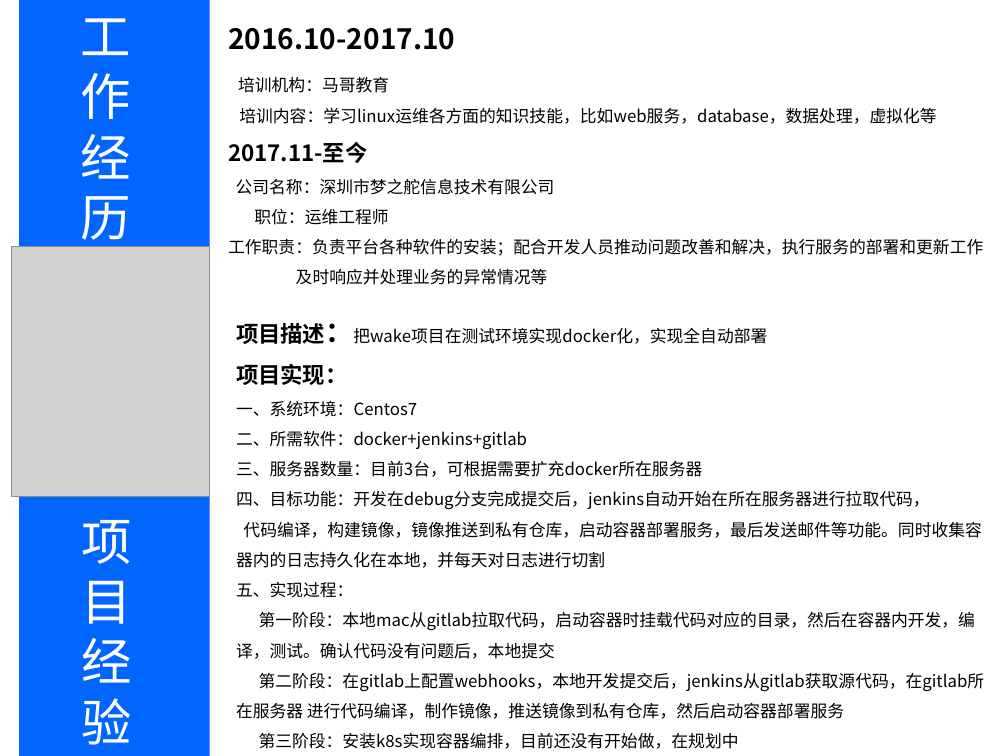
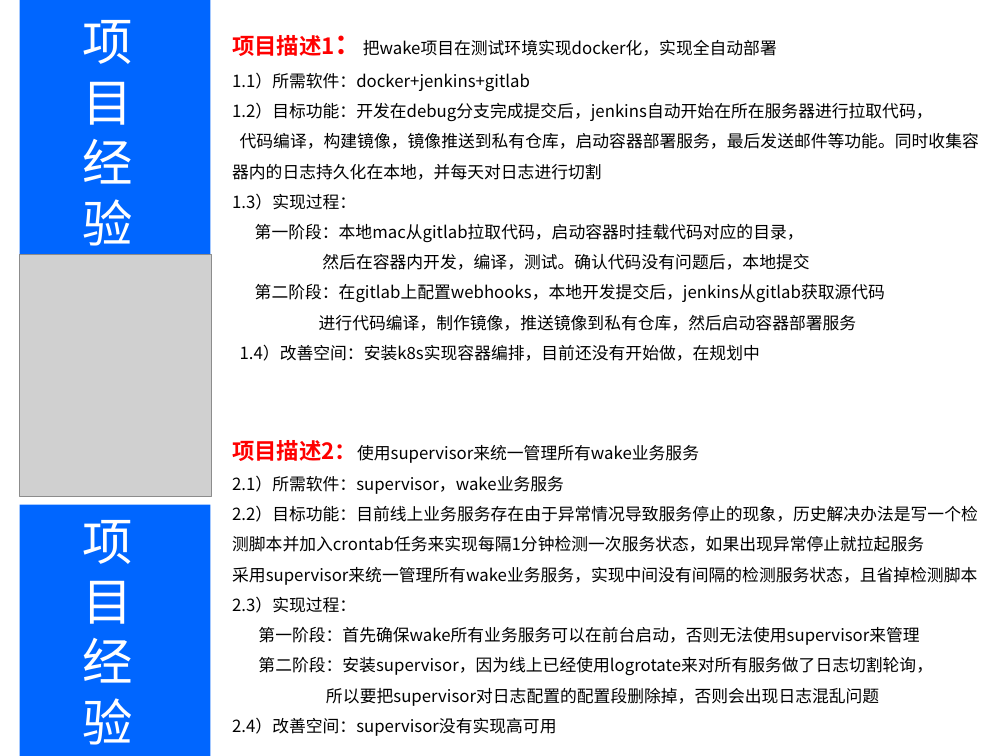
Before and after one commit to 641025266/resume, a slide deck: slide 3 of linux运维工程师-陈浩-重庆大学.ppt (slide 2 before the commit). Drawn at 1008x756 pixels with LibreOffice and Linux fonts; fonts in the diff are those of the drawing; grey boxes stand for pictures. Boxes give left, top, right and bottom in pixels: in the first picture for what was removed or moved away, otherwise in the second. Text is boxed around its words. In the diff, an @@ line names an element or a change of style, - is before the commit and + after.

Commit message:
ver7

```diff
--- a/linux运维工程师-陈浩-重庆大学.ppt
+++ b/linux运维工程师-陈浩-重庆大学.ppt
@@ rectangle: place and size @@
-rectangle at bbox=[19, 0, 210, 254]
+rectangle at bbox=[20, 0, 211, 261]
@@ text at bbox=[83, 20, 133, 255]: text changed @@
-工作经历
+项目经验
@@ text "项目描述1：把wake项目在测试环境实现docker化，实现全自动部署": place and size @@
-text "项目描述1：把wake项目在测试环境实现docker化，实现全自动部署" at bbox=[236, 323, 985, 749]
+text "项目描述1：把wake项目在测试环境实现docker化，实现全自动部署" at bbox=[232, 35, 979, 736]
@@ text removed at bbox=[228, 28, 983, 285] @@
-2016.10-2017.10
-培训机构：马哥教育
-培训内容：学习linux运维各方面的知识技能，比如web服务，database，数据处理，虚拟化等
-2017.11-至今
-公司名称：深圳市梦之舵信息技术有限公司
-职位：运维工程师
-工作职责：负责平台各种软件的安装；配合开发人员推动问题改善和解决，执行服务的部署和更新工作
-及时响应并处理业务的异常情况等
@@ text at bbox=[232, 35, 932, 122]: text changed @@
-项目描述：把wake项目在测试环境实现docker化，实现全自动部署
-项目实现：
-一、系统环境：Centos7
-二、所需软件：docker+jenkins+gitlab
-三、服务器数量：目前3台，可根据需要扩充docker所在服务器
-四、目标功能：开发在debug分支完成提交后，jenkins自动开始在所在服务器进行拉取代码，
+项目描述1：把wake项目在测试环境实现docker化，实现全自动部署
+1.1）所需软件：docker+jenkins+gitlab
+1.2）目标功能：开发在debug分支完成提交后，jenkins自动开始在所在服务器进行拉取代码，
@@ text at bbox=[232, 194, 978, 736]: text changed @@
-五、实现过程：
-第一阶段：本地mac从gitlab拉取代码，启动容器时挂载代码对应的目录，然后在容器内开发，编译，测试。确认代码没有问题后，本地提交
-第二阶段：在gitlab上配置webhooks，本地开发提交后，jenkins从gitlab获取源代码，在gitlab所在服务器 进行代码编译，制作镜像，推送镜像到私有仓库，然后启动容器部署服务
-第三阶段：安装k8s实现容器编排，目前还没有开始做，在规划中
+1.3）实现过程：
+第一阶段：本地mac从gitlab拉取代码，启动容器时挂载代码对应的目录，
+然后在容器内开发，编译，测试。确认代码没有问题后，本地提交
+第二阶段：在gitlab上配置webhooks，本地开发提交后，jenkins从gitlab获取源代码
+进行代码编译，制作镜像，推送镜像到私有仓库，然后启动容器部署服务
+1.4）改善空间：安装k8s实现容器编排，目前还没有开始做，在规划中
+项目描述2：使用supervisor来统一管理所有wake业务服务
+2.1）所需软件：supervisor，wake业务服务
+2.2）目标功能：目前线上业务服务存在由于异常情况导致服务停止的现象，历史解决办法是写一个检测脚本并加入crontab任务来实现每隔1分钟检测一次服务状态，如果出现异常停止就拉起服务
+采用supervisor来统一管理所有wake业务服务，实现中间没有间隔的检测服务状态，且省掉检测脚本
+2.3）实现过程：
+第一阶段：首先确保wake所有业务服务可以在前台启动，否则无法使用supervisor来管理
+第二阶段：安装supervisor，因为线上已经使用logrotate来对所有服务做了日志切割轮询，
+所以要把supervisor对日志配置的配置段删除掉，否则会出现日志混乱问题
+2.4）改善空间：supervisor没有实现高可用
@@ picture: place and size @@
-picture at bbox=[12, 246, 210, 497]
+picture at bbox=[20, 255, 212, 497]
@@ rectangle: place and size @@
-rectangle at bbox=[19, 497, 210, 756]
+rectangle at bbox=[20, 505, 211, 756]
```
Also in this commit, not shown: 2 other slides changed.
